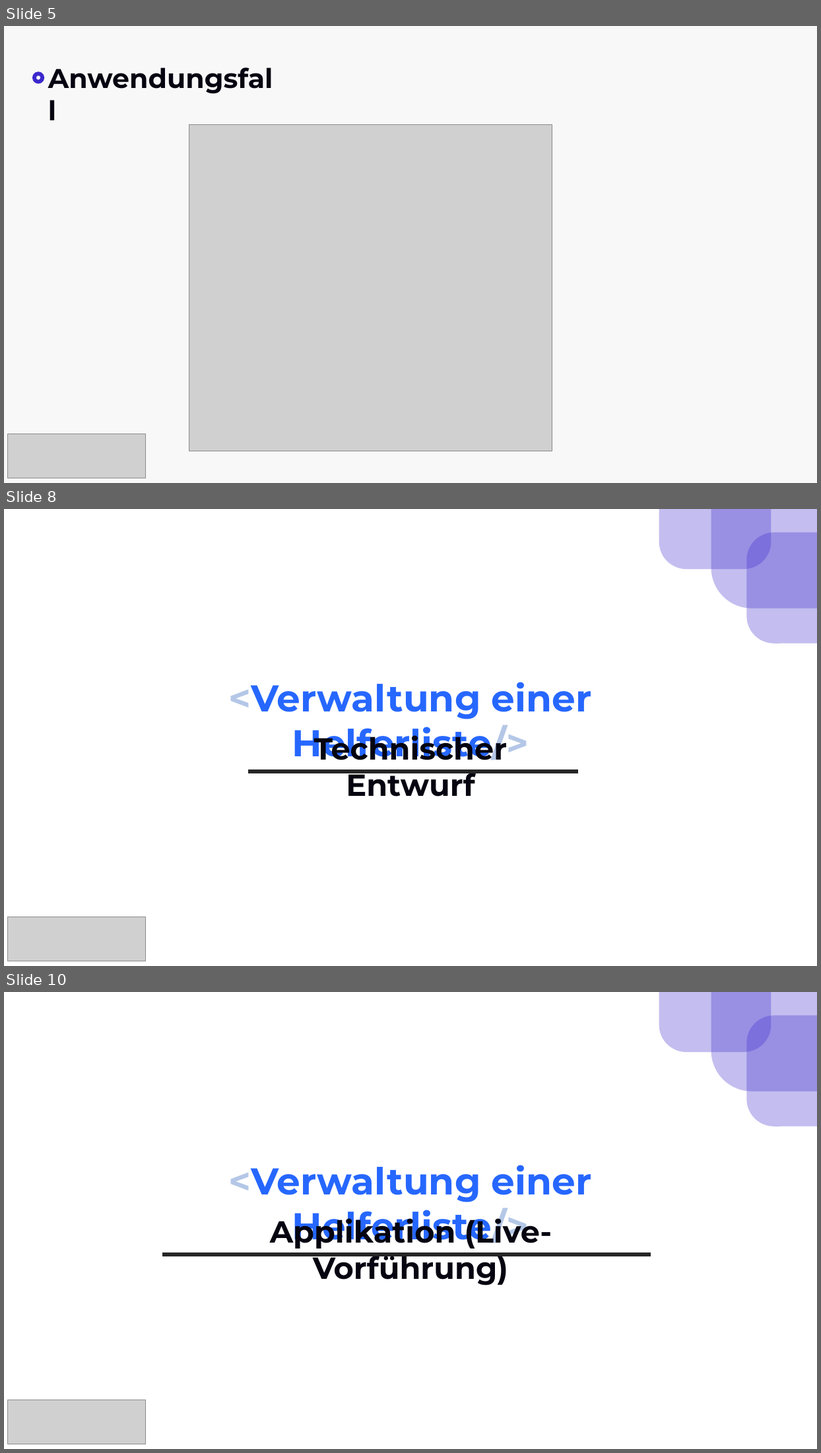
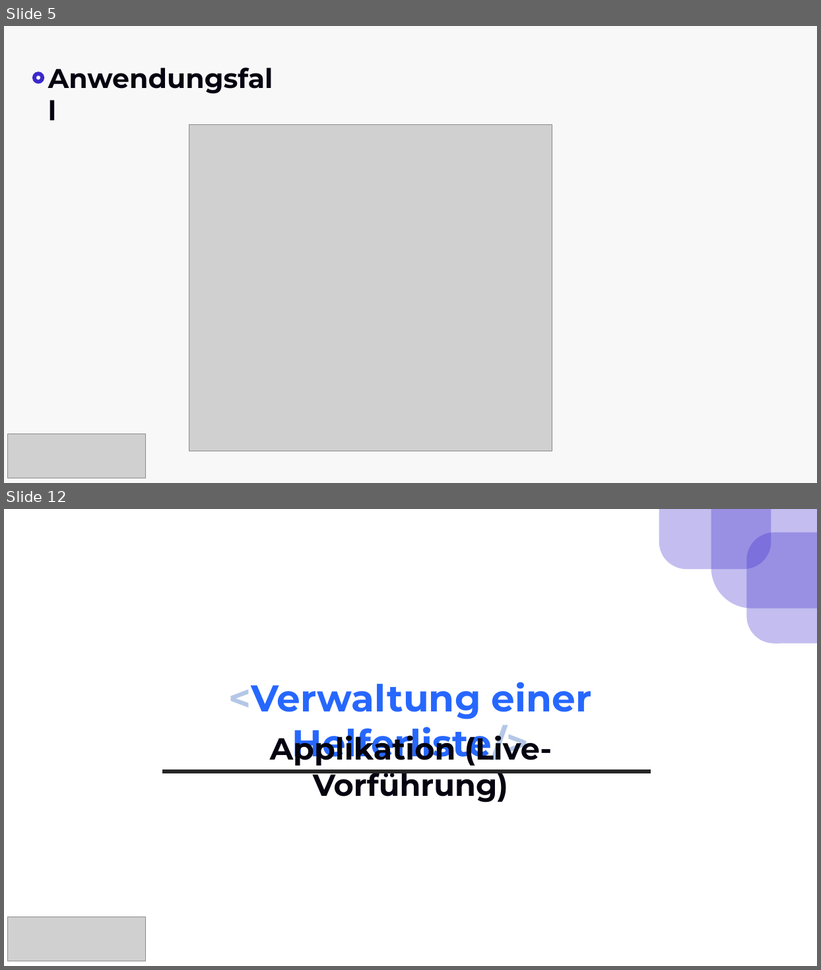
Before and after one commit to AleksandrMaj/HelferProject, a slide deck: End-Präsentation.pptx. Shown one above the other, each under a label of ours: slides 5, 8 and 10 before the commit, slides 5 and 12 after it; the slides between them are not shown. The pictures are 821x1453 and 821x970 pixels, drawn with LibreOffice and Linux fonts; fonts in the diff are those of the drawing; grey boxes stand for pictures. Boxes give left, top, right and bottom in pixels: in the first picture for what was removed or moved away, otherwise in the second. Text is boxed around its words. In the diff, an @@ line names an element or a change of style, - is before the commit and + after.

```diff
--- a/End-Präsentation.pptx
+++ b/End-Präsentation.pptx
@@ slide 8 removed at <box>4,509,817,966</box>, background #FFFFFF @@
@@ rounded rectangle removed at <box>659,509,772,569</box> @@
@@ rounded rectangle removed at <box>712,509,817,609</box> @@
@@ rounded rectangle removed at <box>747,532,817,643</box> @@
@@ text removed at <box>229,682,592,760</box> @@
-<Verwaltung einer Helferliste/>
@@ text removed at <box>314,730,508,797</box> @@
-Technischer Entwurf
@@ line removed from (249, 772) to (579, 772) @@
@@ picture removed at <box>8,917,146,962</box> @@
@@ what was slide 10 is now slide 12 @@
```
Also in this commit, not shown: 4 slides changed, 4 slides added, 1 other slide removed, 1 other file.
